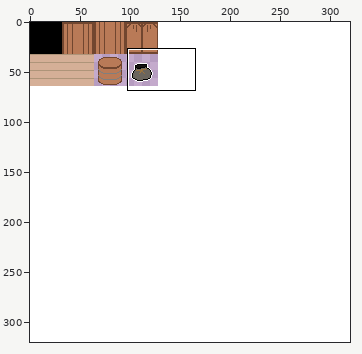
File history of a sprite sheet, as/img/tileset1.png. Above: a wide view before the commit, with the close-up outlined.
Close-up. Earlier state:
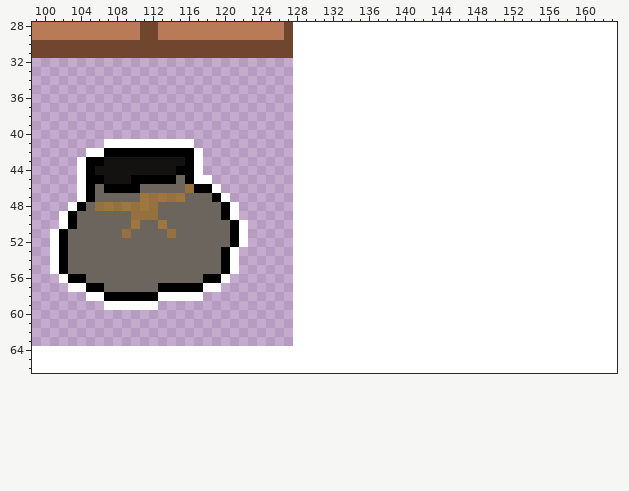
The file is 320x320 pixels. Pixels under 10% opacity are left out. Shown: x 99..163, y 28..66.
After the commit:
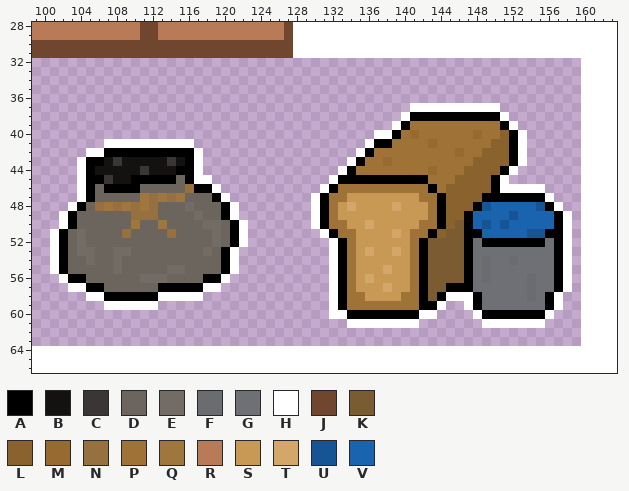
Palette (. is transparent): A #000000  B #141111  C #3b3636  D #6b655d  E #726c65  F #6b6c6f  G #6e7076  H #ffffff  J #71462f  K #7b5b31  L #8a622e  M #966a30  N #96703e  P #9f7237  Q #a0763f  R #b97a57  S #c89955  T #d2a769  U #165494  V #1a63ae
Changes in this commit:
y 32..36: x 128..159 HHHHHHHHHHHHHHHHHHHHHHHHHHHHHHHH -> ................................
y 37: x 128..140 HHHHHHHHHHHHH -> .............; x 151..159 HHHHHHHHH -> .........
y 38: x 128..139 HHHHHHHHHHHH -> ............; x 141..150 HHHHHHHHHH -> AAAAAAAAAA; x 152..159 HHHHHHHH -> ........
y 39: x 128..138 HHHHHHHHHHH -> ...........; x 140..151 HHHHHHHHHHHH -> APPPPPPPPPPA; x 153..159 HHHHHHH -> .......
y 40: x 128..136 HHHHHHHHH -> .........; x 139..152 HHHHHHHHHHHHHH -> APMPPPPPPMPPLA; x 154..159 HHHHHH -> ......
y 41: x 128..135 HHHHHHHH -> ........; x 137..152 HHHHHHHHHHHHHHHH -> AAPPPPMPPPPPPLLA; x 154..159 HHHHHH -> ......
y 42: x 128..134 HHHHHHH -> .......; x 136..152 HHHHHHHHHHHHHHHHH -> APPPPPPPPPMPPLLLA; x 154..159 HHHHHH -> ......
y 43: x 108 B -> C; x 114 B -> C; x 128..133 HHHHHH -> ......; x 135..152 HHHHHHHHHHHHHHHHHH -> APPMPPPPPPPPPLLLLA; x 154..159 HHHHHH -> ......
y 44: x 111 B -> C; x 128..132 HHHHH -> .....; x 134..151 HHHHHHHHHHHHHHHHHH -> APPPPPPPPMPPPLLLLA; x 153..159 HHHHHHH -> .......
y 45: x 107 B -> C; x 128..131 HHHH -> ....; x 133..150 HHHHHHHHHHHHHHHHHH -> AAAAAAAAAAPPPLLLLA; x 152..159 HHHHHHHH -> ........
y 46: x 128..130 HHH -> ...; x 132..150 HHHHHHHHHHHHHHHHHHH -> APPPPPPPPPPAPLLLLLA; x 156..159 HHHH -> ....
y 47: x 128..129 HH -> ..; x 131..155 HHHHHHHHHHHHHHHHHHHHHHHHH -> APPSSSSSSSSPPALLLLAAAAAAA; x 157..159 HHH -> ...
y 48: x 116 D -> E; x 128..129 HH -> ..; x 131..156 HHHHHHHHHHHHHHHHHHHHHHHHHH -> APSTSSSSTSSSPALLLAUVVVVVUA; x 158..159 HH -> ..
y 49: x 117 D -> E; x 128..129 HH -> ..; x 131..157 HHHHHHHHHHHHHHHHHHHHHHHHHHH -> APSSSSSSSSSSPALLAVVVVUVVVVA; x 159 H -> .
y 50: x 118..119 DD -> EE; x 128..129 HH -> ..; x 131..157 HHHHHHHHHHHHHHHHHHHHHHHHHHH -> APPSSTSSSSSPPALKAVUVUVVVVVA; x 159 H -> .
y 51: x 104 D -> E; x 119 D -> E; x 128..130 HHH -> ...; x 132..157 HHHHHHHHHHHHHHHHHHHHHHHHHH -> APPSSSSTSPPALKKAAVVVVVUUAA; x 159 H -> .
y 52: x 104 D -> E; x 119 D -> E; x 128..131 HHHH -> ....; x 133..157 HHHHHHHHHHHHHHHHHHHHHHHHH -> APSSSSSSPAKKKKAGAAAAAAAGA; x 159 H -> .
y 53: x 104..105 DD -> EE; x 108..109 DD -> EE; x 118 D -> E; x 128..131 HHHH -> ....; x 133..157 HHHHHHHHHHHHHHHHHHHHHHHHH -> APSTSSTSPAKKKKAGGGGGGGGGA; x 159 H -> .
y 54: x 105 D -> E; x 108 D -> E; x 128..131 HHHH -> ....; x 133..157 HHHHHHHHHHHHHHHHHHHHHHHHH -> APSSSSSSPAKKKKAGFGGFGGGGA; x 159 H -> .
y 55: x 108 D -> E; x 114..115 DD -> EE; x 128..131 HHHH -> ....; x 133..157 HHHHHHHHHHHHHHHHHHHHHHHHH -> APSSSTSSPAKKKKAGFGGGGGGGA; x 159 H -> .
y 56: x 111..113 DDD -> EEE; x 128..131 HHHH -> ....; x 133..157 HHHHHHHHHHHHHHHHHHHHHHHHH -> APSTSSSSPAKKKKAGFGGGGFGGA; x 159 H -> .
y 57: x 128..131 HHHH -> ....; x 133..157 HHHHHHHHHHHHHHHHHHHHHHHHH -> APSSSTSSPAKKAAAGGGGGGFGGA; x 159 H -> .
y 58: x 128..131 HHHH -> ....; x 133..144 HHHHHHHHHHHH -> APPSSSSPPAKA; x 148..156 HHHHHHHHH -> AGGGGGFGA; x 158..159 HH -> ..
y 59: x 128..131 HHHH -> ....; x 133..143 HHHHHHHHHHH -> APPPPPPPPAA; x 145..146 HH -> ..; x 148..156 HHHHHHHHH -> AGGGGGGGA; x 158..159 HH -> ..
y 60: x 128..131 HHHH -> ....; x 134..141 HHHHHHHH -> AAAAAAAA; x 144..147 HHHH -> ....; x 149..155 HHHHHHH -> AAAAAAA; x 157..159 HHH -> ...
y 61: x 128..133 HHHHHH -> ......; x 142..148 HHHHHHH -> .......; x 156..159 HHHH -> ....
y 62..63: x 128..159 HHHHHHHHHHHHHHHHHHHHHHHHHHHHHHHH -> ................................
Where, in picture pixels (left, top, right, bottom), the same in both close-ups:
changed: (293, 58, 581, 346)
changed: (77, 157, 221, 283)
